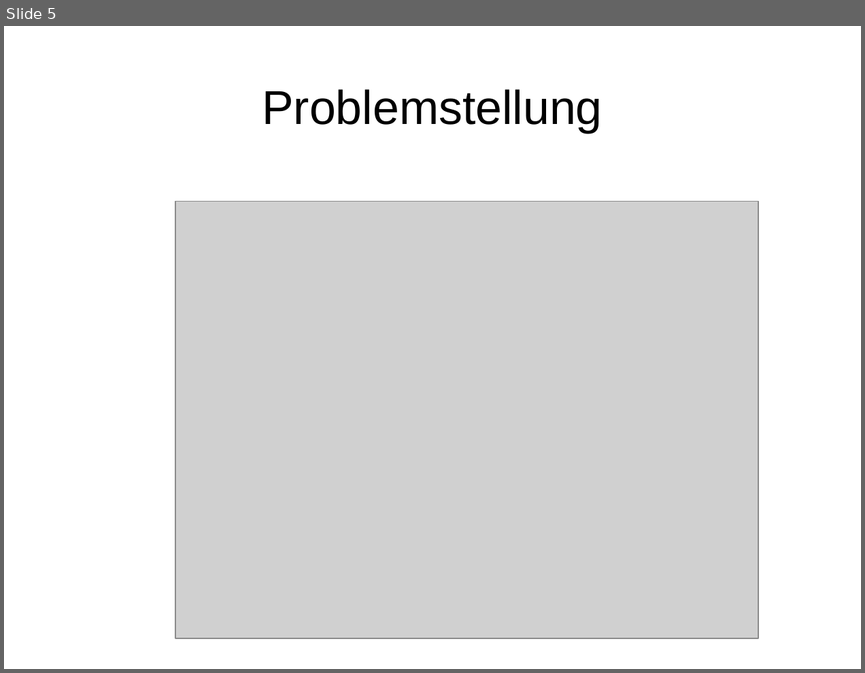
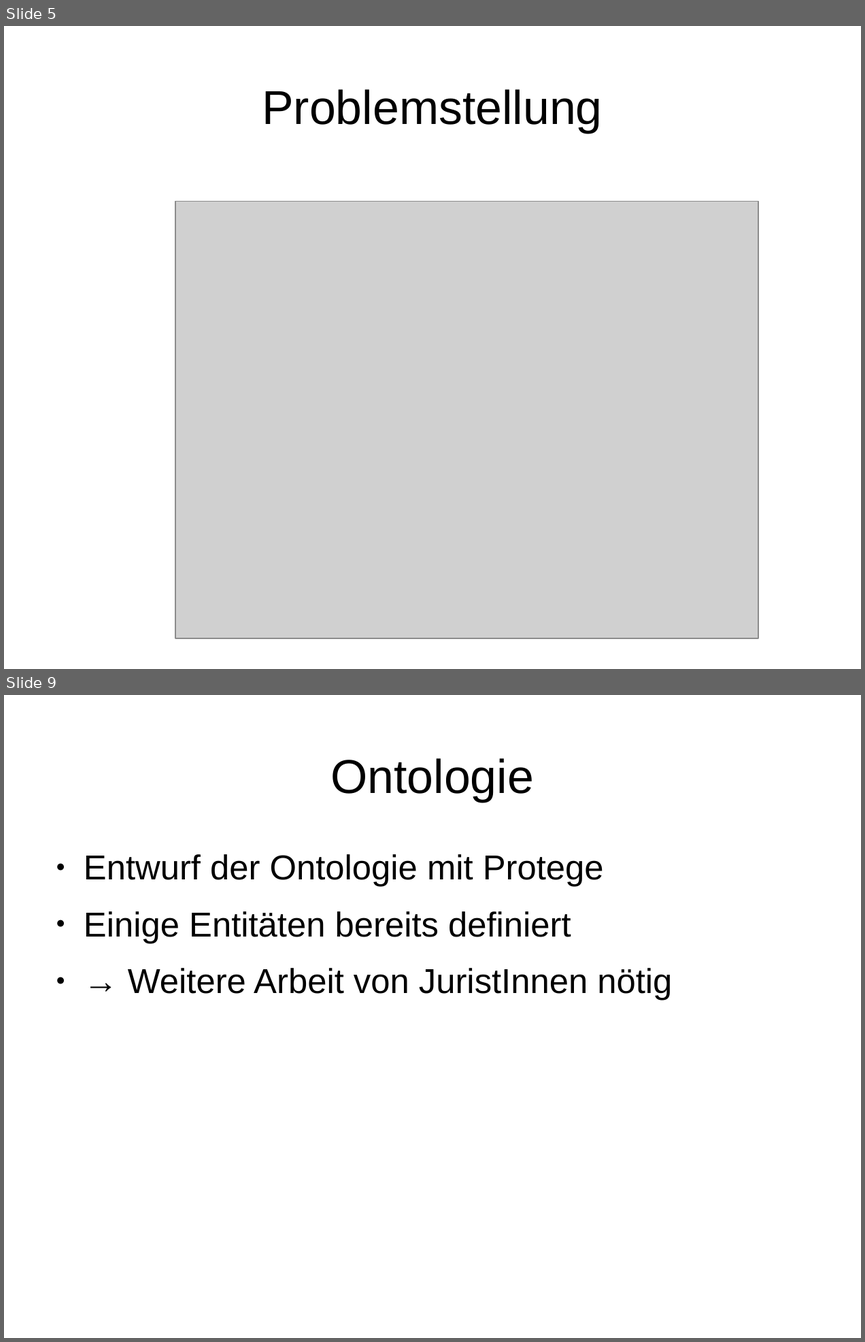
Before and after one commit to iiot-stud/qteam2016, a slide deck: presentation.odp. Shown one above the other, each under a label of ours: slide 5 before the commit, slides 5 and 9 after it; the slides between them are not shown. The pictures are 865x673 and 865x1342 pixels, drawn with LibreOffice and Linux fonts; fonts in the diff are those of the drawing; grey boxes stand for pictures. Boxes give left, top, right and bottom in pixels: in the first picture for what was removed or moved away, otherwise in the second. Text is boxed around its words. In the diff, an @@ line names an element or a change of style, - is before the commit and + after.

```diff
--- a/presentation.odp
+++ b/presentation.odp
@@ slide 9 added at box(4, 695, 861, 1338), background #FFFFFF @@
@@ title added at box(330, 758, 534, 802), 44 pt, text #000000 @@
+Ontologie
@@ text added at box(84, 854, 672, 1000), 32 pt, text #000000 @@
+● Entwurf der Ontologie mit Protege
+● Einige Entitäten bereits definiert
+● → Weitere Arbeit von JuristInnen nötig
```
Also in this commit, not shown: 1 slide changed, 3 other slides added, 2 slides removed, 1 other file.
